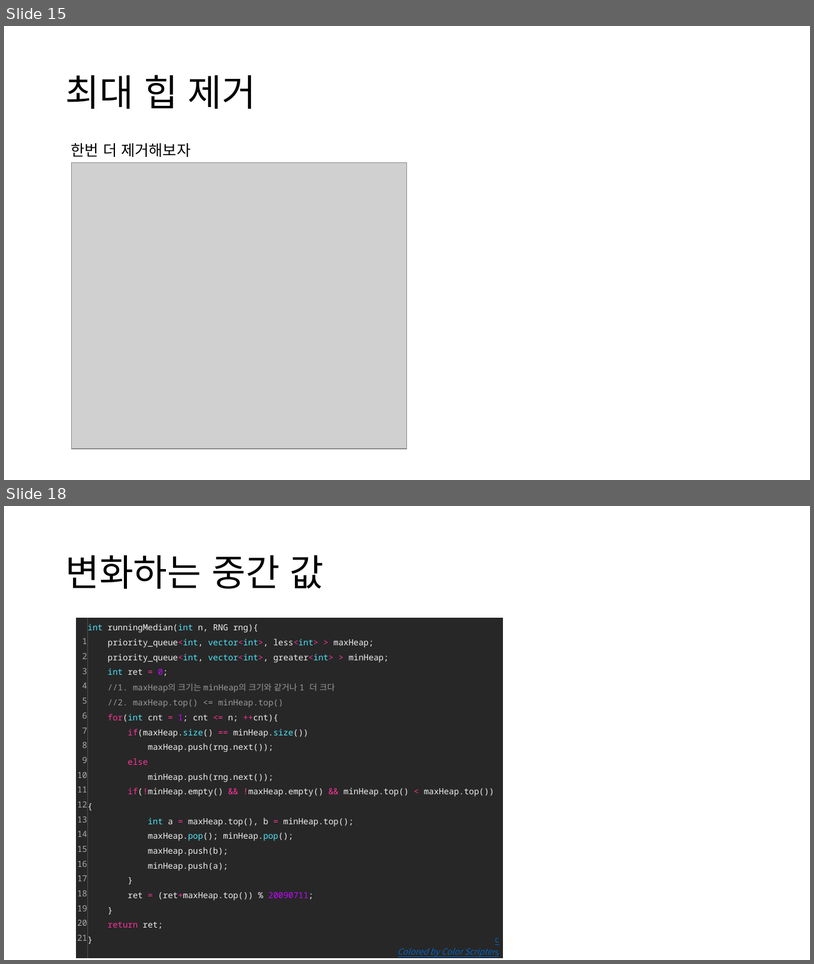
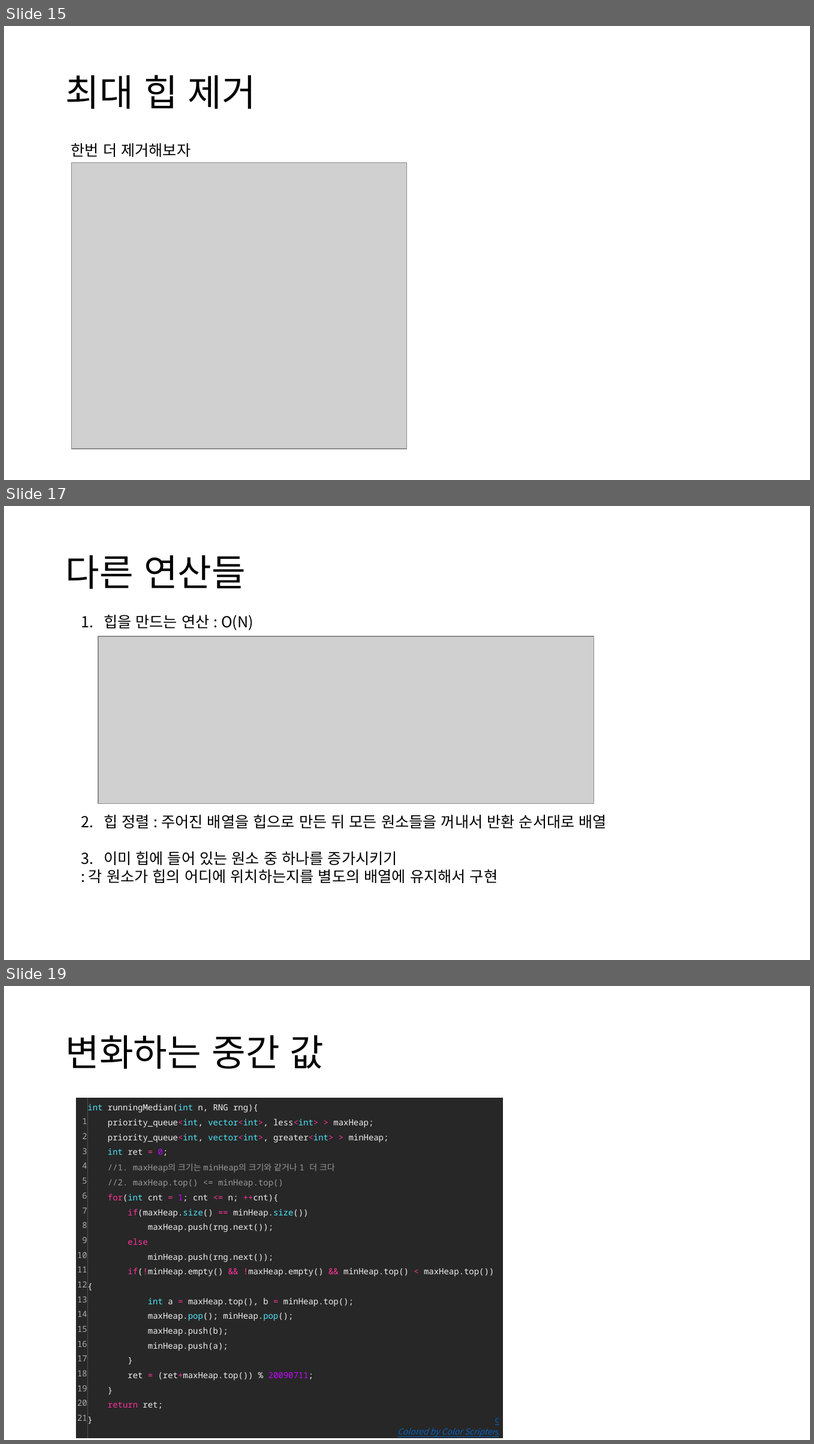
Before and after one commit to ALGOSOPT/algosopt, a slide deck: Chapter23/힙.pptx. Shown one above the other, each under a label of ours: slides 15 and 18 before the commit, slides 15, 17 and 19 after it; the slides between them are not shown. The pictures are 814x964 and 814x1444 pixels, drawn with LibreOffice and Linux fonts; fonts in the diff are those of the drawing; grey boxes stand for pictures. Boxes give left, top, right and bottom in pixels: in the first picture for what was removed or moved away, otherwise in the second. Text is boxed around its words. In the diff, an @@ line names an element or a change of style, - is before the commit and + after.

```diff
--- a/Chapter23/힙.pptx
+++ b/Chapter23/힙.pptx
@@ slide 17 added at box(4, 506, 810, 960), background #FFFFFF @@
@@ title added at box(65, 555, 246, 589), 44 pt, text #000000 @@
+다른 연산들
@@ text added at box(89, 615, 607, 883), 18 pt, text #000000 @@
+1. 힙을 만드는 연산 : O(N)
+2. 힙 정렬 : 주어진 배열을 힙으로 만든 뒤 모든 원소들을 꺼내서 반환 순서대로 배열
+3. 이미 힙에 들어 있는 원소 중 하나를 증가시키기
+: 각 원소가 힙의 어디에 위치하는지를 별도의 배열에 유지해서 구현
@@ picture added at box(98, 636, 594, 804) @@
@@ what was slide 18 is now slide 19 @@
```
Also in this commit, not shown: 8 slides changed.
